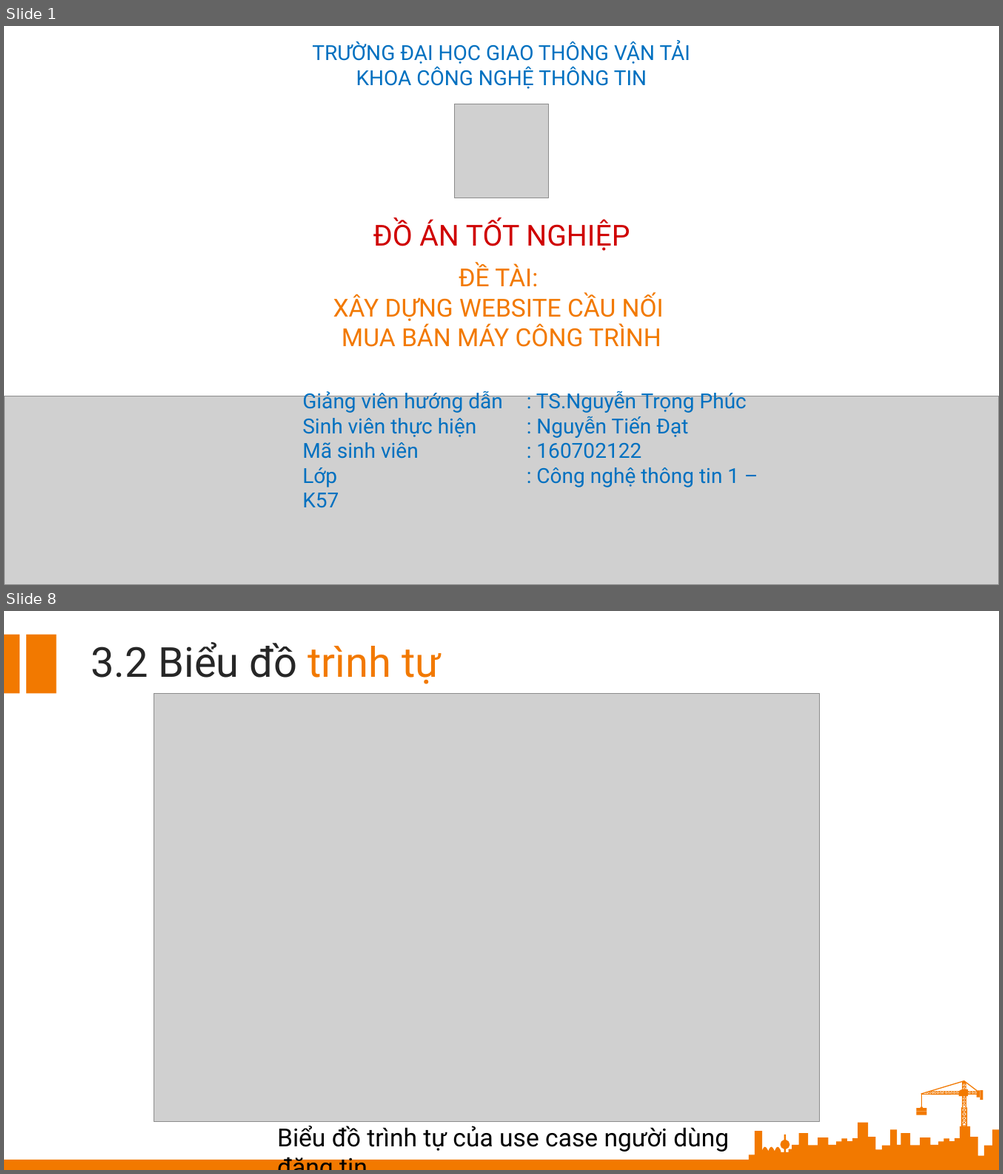
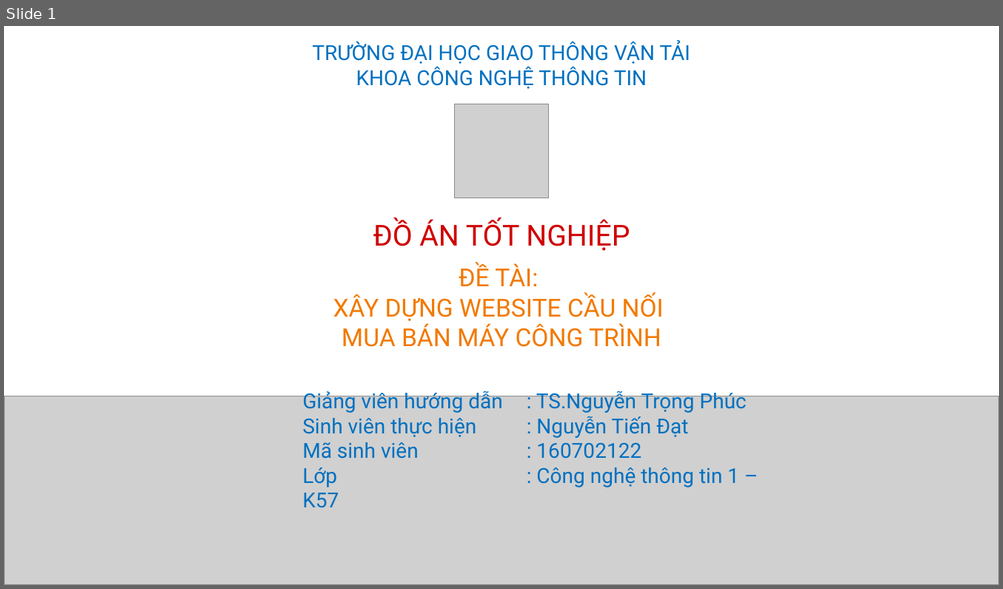
Before and after one commit to datmeo186305/DATN, a slide deck: SLIDE/NguyenTienDat_160702122_slide.pptx. Shown one above the other, each under a label of ours: slides 1 and 8 before the commit, slide 1 after it; the slides between them are not shown. The pictures are 1003x1174 and 1003x589 pixels, drawn with LibreOffice and Linux fonts; fonts in the diff are those of the drawing; grey boxes stand for pictures. Boxes give left, top, right and bottom in pixels: in the first picture for what was removed or moved away, otherwise in the second. Text is boxed around its words. In the diff, an @@ line names an element or a change of style, - is before the commit and + after.

```diff
--- a/SLIDE/NguyenTienDat_160702122_slide.pptx
+++ b/SLIDE/NguyenTienDat_160702122_slide.pptx
@@ slide 8 removed at [4, 611, 999, 1170], background #FFFFFF @@
@@ rectangle removed at [4, 634, 20, 693] @@
@@ rectangle removed at [26, 634, 57, 693] @@
@@ text removed at [91, 642, 441, 684] @@
-3.2 Biểu đồ trình tự
@@ picture removed at [154, 694, 819, 1122] @@
@@ text removed at [277, 1126, 728, 1152] @@
-Biểu đồ trình tự của use case người dùng đăng tin
@@ freeform shape removed at [748, 1123, 999, 1162] @@
@@ rectangle removed at [4, 1160, 999, 1170] @@
@@ group removed at [916, 1081, 983, 1147]: 70 freeform shapes, 51 rectangles @@
```
Also in this commit, not shown: 9 slides changed, 2 slides added, 38 other slides removed, 10 other files.
